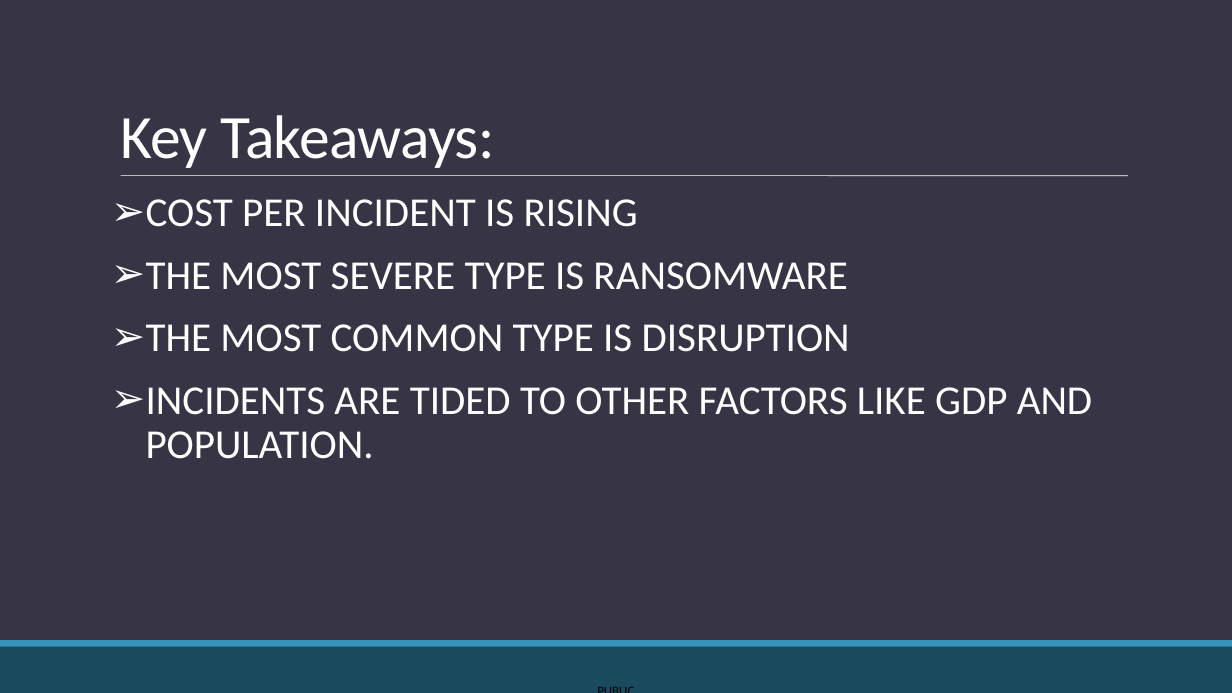
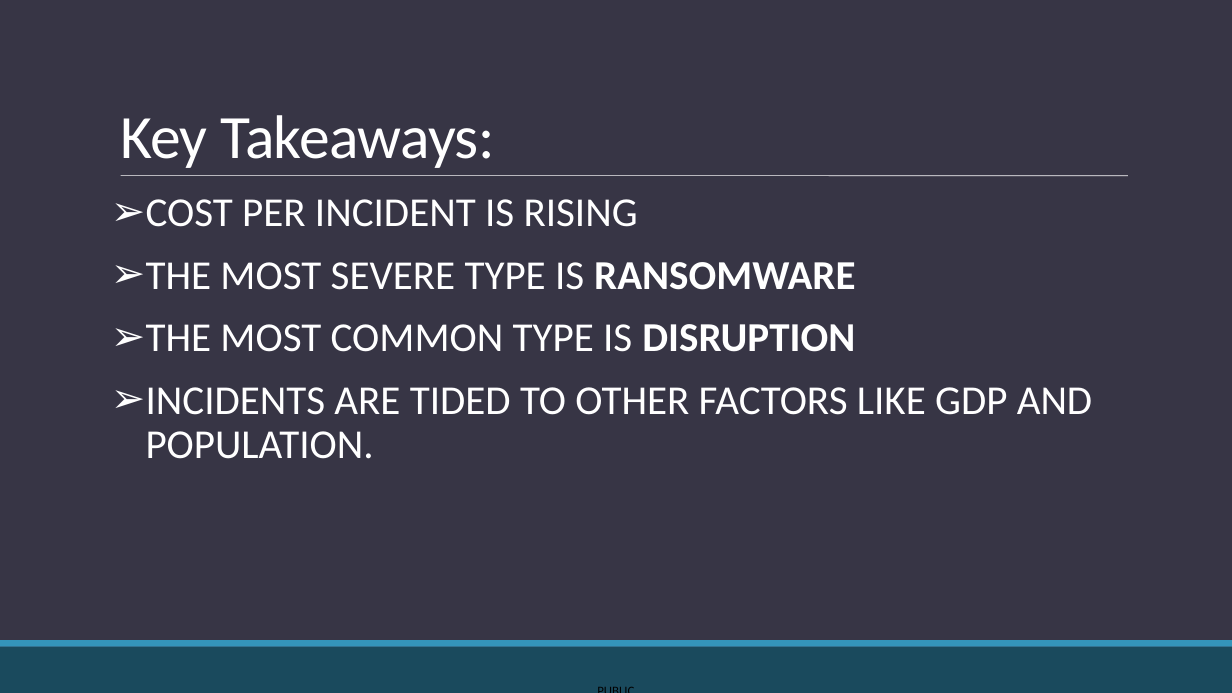
Before and after one commit to KozA777/cyber_project, a slide deck: slide 20 of FINAL_PRESENTATION.pptx. Drawn at 1232x693 pixels with LibreOffice and Linux fonts; fonts in the diff are those of the drawing. Boxes give left, top, right and bottom in pixels: in the first picture for what was removed or moved away, otherwise in the second. Text is boxed around its words. In the diff, an @@ line names an element or a change of style, - is before the commit and + after.

```diff
--- a/FINAL_PRESENTATION.pptx
+++ b/FINAL_PRESENTATION.pptx
@@ text at (146,262,855,352): bold on in "RANSOMWARE", "DISRUPTION" @@
```
